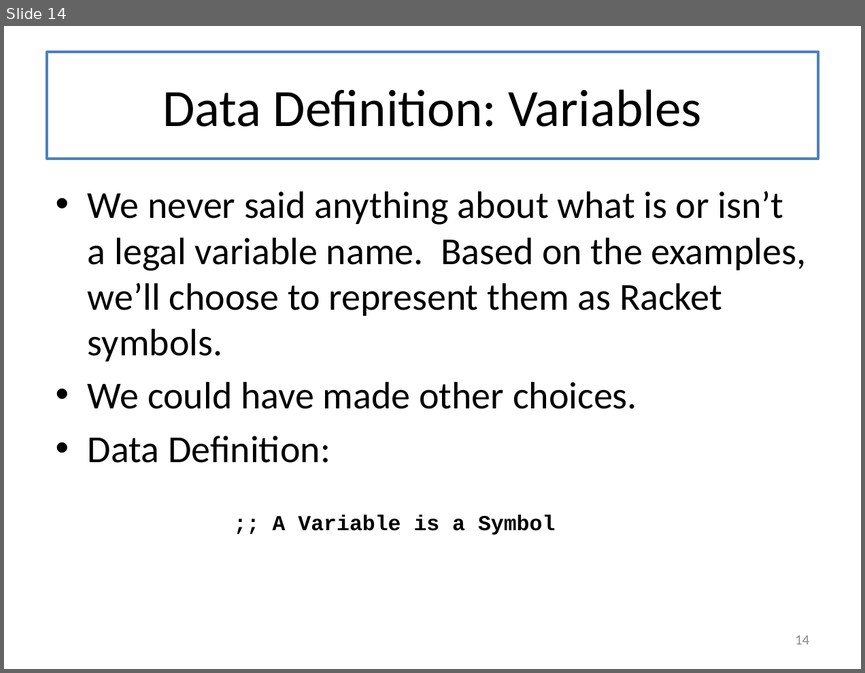
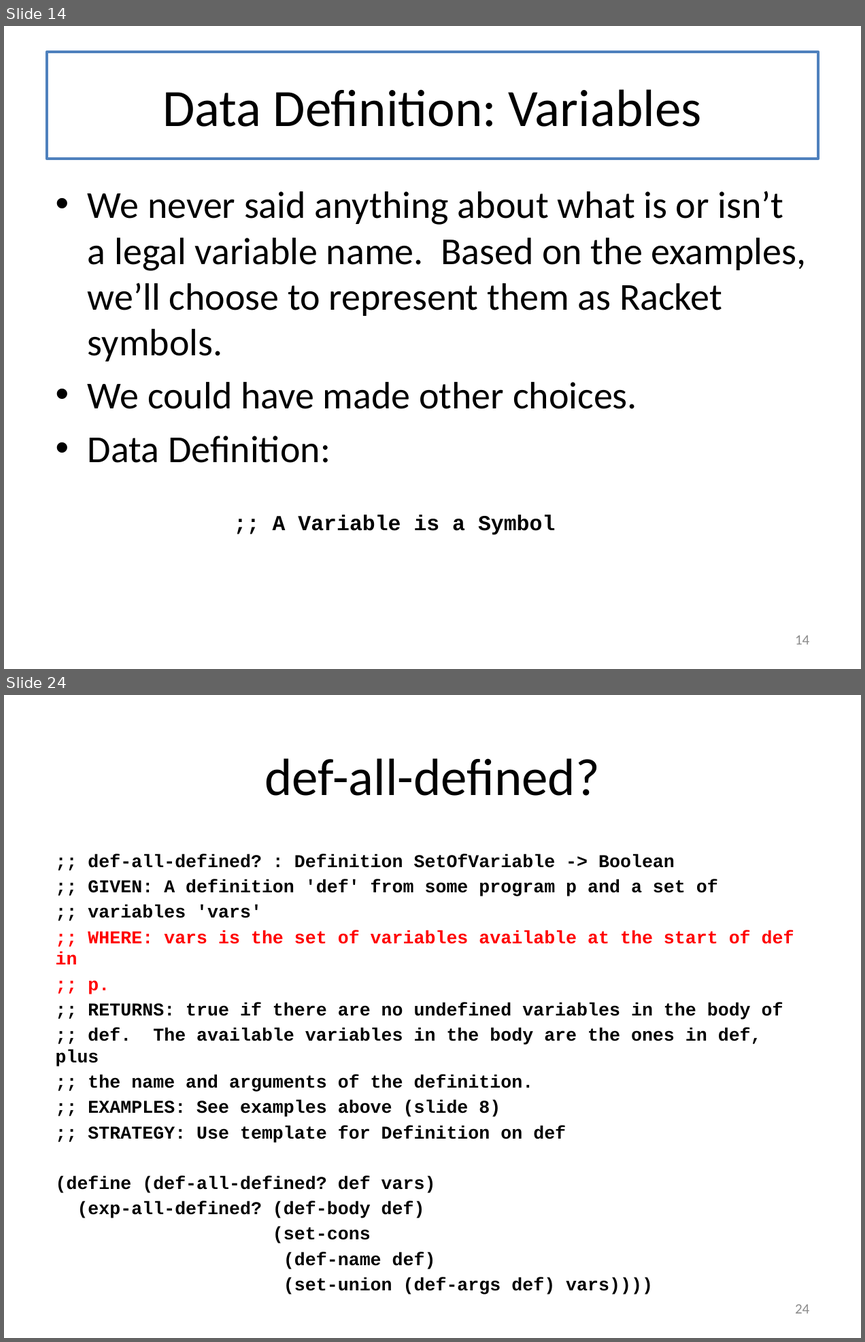
Before and after one commit to mwand/cs5010f16, a slide deck: Slides/Lesson 7.4 Case Study-- Undefined Variables.pptx. Shown one above the other, each under a label of ours: slide 14 before the commit, slides 14 and 24 after it; the slides between them are not shown. The pictures are 865x673 and 865x1342 pixels, drawn with LibreOffice and Linux fonts; fonts in the diff are those of the drawing. Boxes give left, top, right and bottom in pixels: in the first picture for what was removed or moved away, otherwise in the second. Text is boxed around its words. In the diff, an @@ line names an element or a change of style, - is before the commit and + after.

Commit message:
finished M07 GarterSnake example

```diff
--- a/Slides/Lesson 7.4 Case Study-- Undefined Variables.pptx
+++ b/Slides/Lesson 7.4 Case Study-- Undefined Variables.pptx
@@ slide 24 added at (x1=4, y1=695, x2=861, y2=1338), background #FFFFFF @@
@@ title added at (x1=47, y1=721, x2=818, y2=828), fill #FFFFFF, outline #4F81BD 2 pt, 44 pt, text #000000 @@
+def-all-defined?
@@ text added at (x1=56, y1=854, x2=794, y2=1269), 15.2 pt, text #000000, bold @@
+;; def-all-defined? : Definition SetOfVariable -> Boolean
+;; GIVEN: A definition 'def' from some program p and a set of
+;; variables 'vars'
+;; WHERE: vars is the set of variables available at the start of def in
+;; p.
+;; RETURNS: true if there are no undefined variables in the body of
+;; def. The available variables in the body are the ones in def, plus
+;; the name and arguments of the definition.
+;; EXAMPLES: See examples above (slide 8)
+;; STRATEGY: Use template for Definition on def
+(define (def-all-defined? def vars)
+(exp-all-defined? (def-body def)
+(set-cons
+(def-name def)
+(set-union (def-args def) vars))))
@@ page number added at (x1=795, y1=1304, x2=809, y2=1313), 12 pt, text #8C8C8C @@
+24
```
Also in this commit, not shown: 8 slides changed, 9 other slides added, 9 slides removed, 7 other files.
